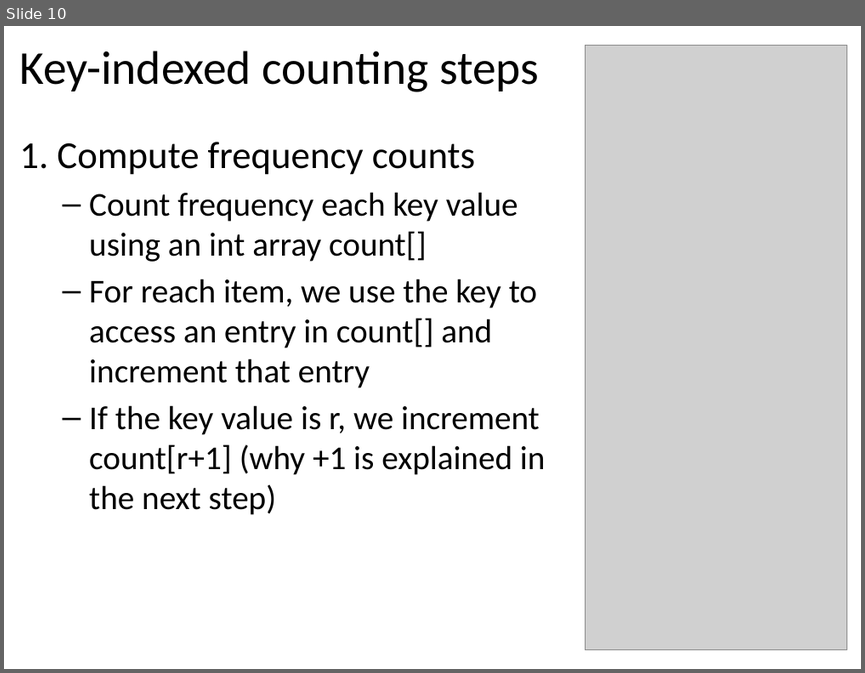
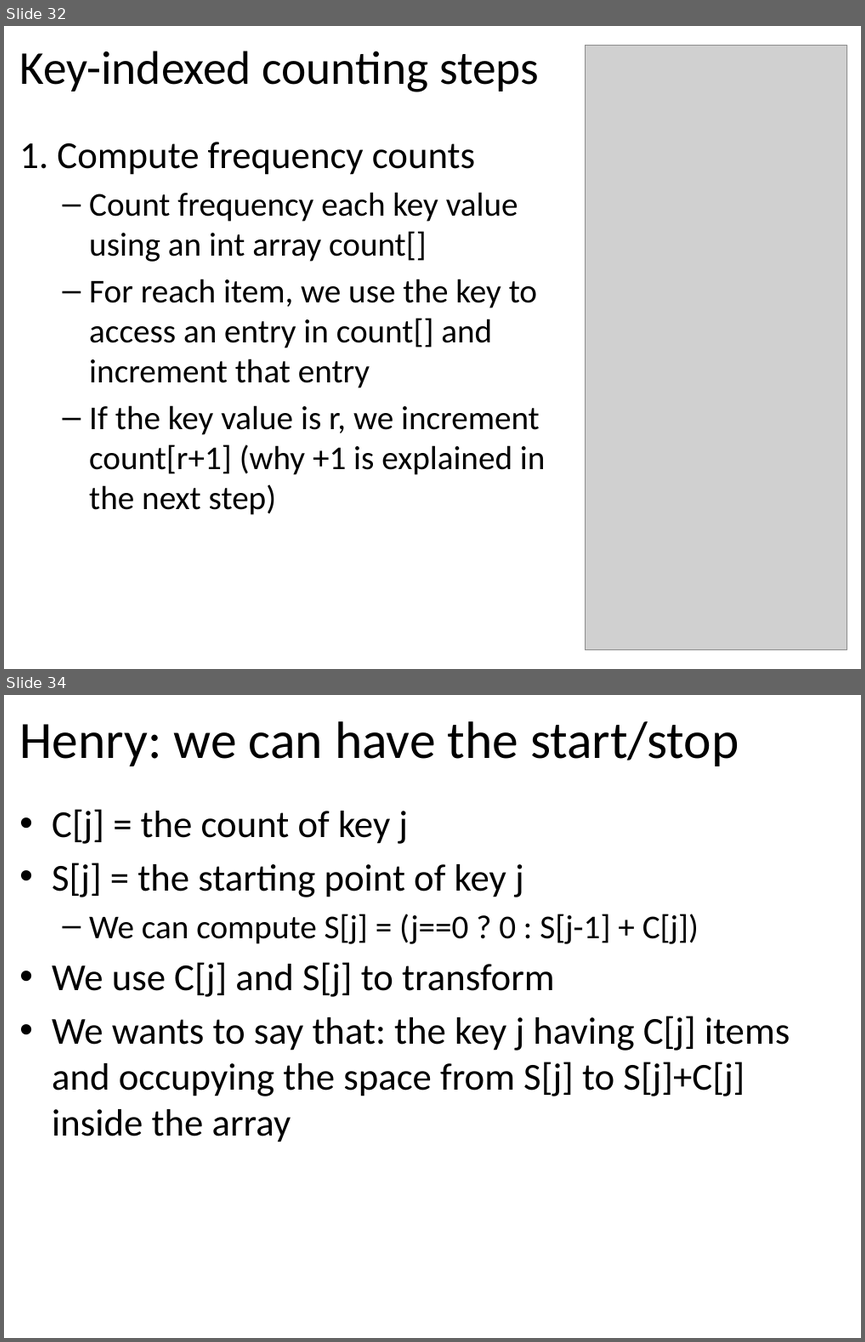
Before and after one commit to tutrunghieu/dsa-2017-java-tutorial, a slide deck: dsa2017-java-online/handouts/data-day06-string/Lecture 10, 11 (Teach in 2 days) - String.pptx. Shown one above the other, each under a label of ours: slide 10 before the commit, slides 32 and 34 after it; the slides between them are not shown. The pictures are 865x673 and 865x1342 pixels, drawn with LibreOffice and Linux fonts; fonts in the diff are those of the drawing; grey boxes stand for pictures. Boxes give left, top, right and bottom in pixels: in the first picture for what was removed or moved away, otherwise in the second. Text is boxed around its words. In the diff, an @@ line names an element or a change of style, - is before the commit and + after.

```diff
--- a/dsa2017-java-online/handouts/data-day06-string/Lecture 10, 11 (Teach in 2 days) - String.pptx
+++ b/dsa2017-java-online/handouts/data-day06-string/Lecture 10, 11 (Teach in 2 days) - String.pptx
@@ slide 34 added at bbox=[4, 695, 861, 1338], background #FFFFFF @@
@@ title added at bbox=[19, 721, 739, 766], 44 pt, text #000000 @@
+Henry: we can have the start/stop
@@ text added at bbox=[52, 809, 789, 1142], 32 pt, text #000000 @@
+• C[j] = the count of key j
+• S[j] = the starting point of key j
+  – We can compute S[j] = (j==0 ? 0 : S[j-1] + C[j])
+• We use C[j] and S[j] to transform
+• We wants to say that: the key j having C[j] items and occupying the space from S[j] to S[j]+C[j] inside the array
@@ what was slide 10 is now slide 32 @@
```
Also in this commit, not shown: 4 slides changed, 8 other slides added, 5 slides removed, 1 other file.
